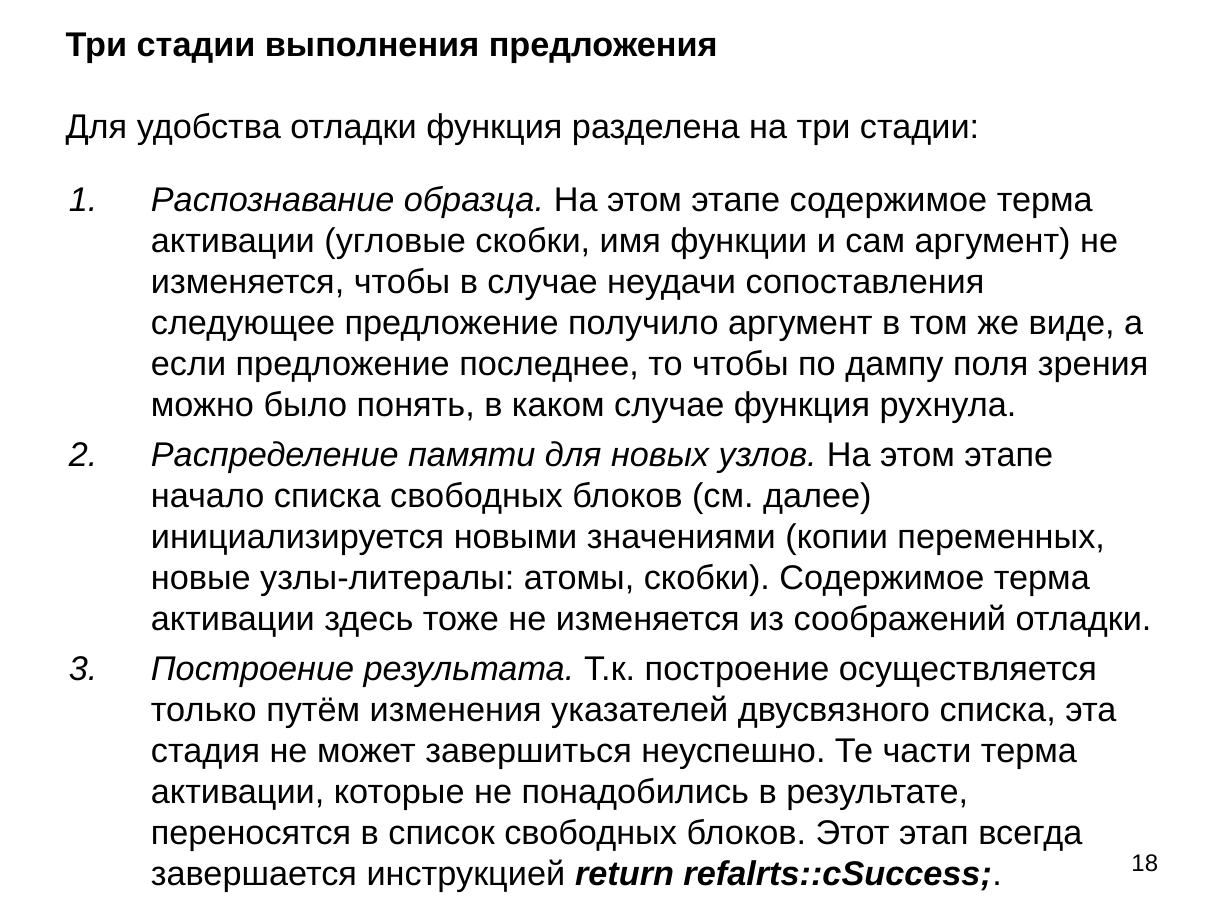
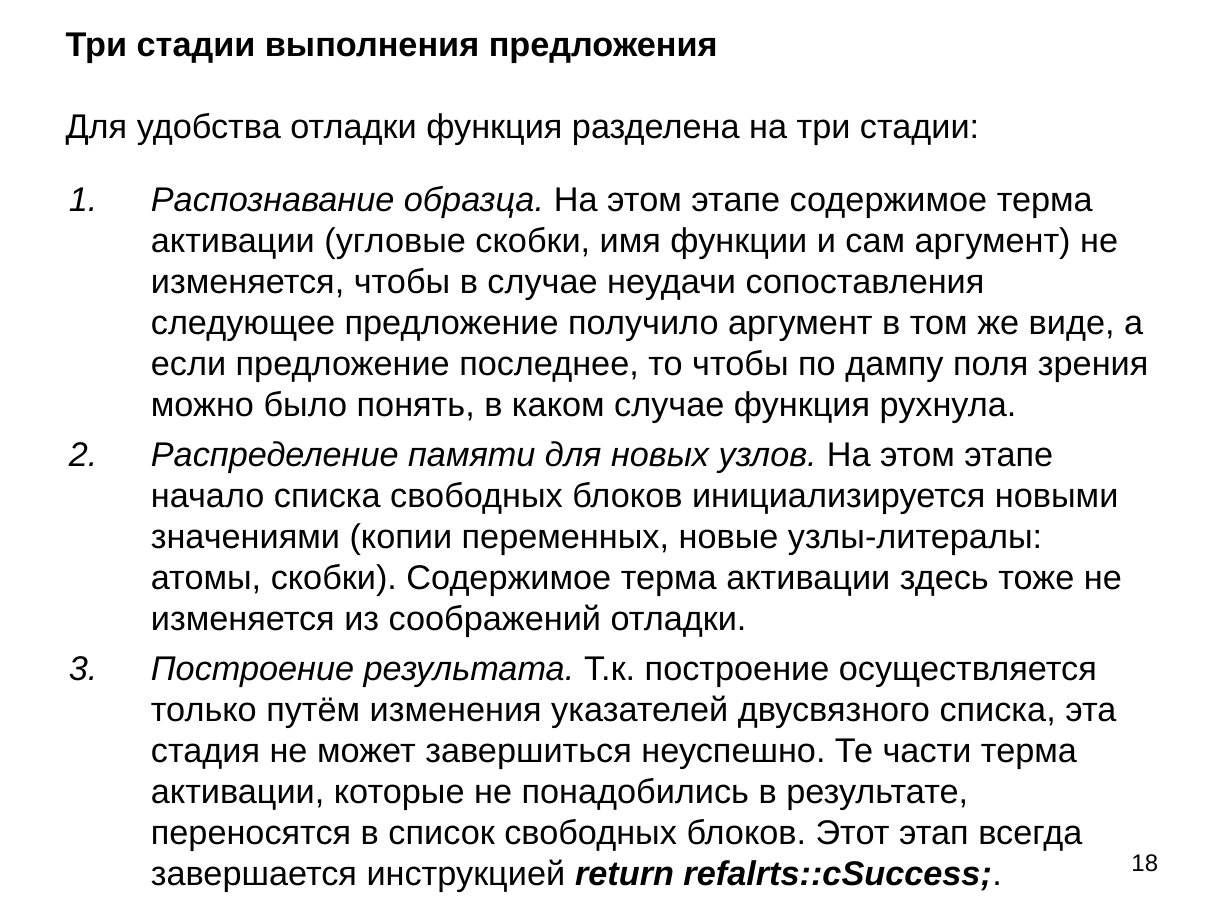
Before and after one commit to bmstu-iu9/refal-5-lambda, a slide deck: slide 18 of doc/Компилятор Простого Рефала.ppt. Drawn at 1232x924 pixels with LibreOffice and Linux fonts; fonts in the diff are those of the drawing. Boxes give left, top, right and bottom in pixels: in the first picture for what was removed or moved away, otherwise in the second. Text is boxed around its words. In the diff, an @@ line names an element or a change of style, - is before the commit and + after.

```diff
--- a/doc/Компилятор Простого Рефала.ppt
+++ b/doc/Компилятор Простого Рефала.ppt
@@ text at (x1=151, y1=441, x2=1122, y2=637): text changed @@
-2. Распределение памяти для новых узлов. На этом этапе начало списка свободных блоков (см. далее) инициализируется новыми значениями (копии переменных, новые узлы-литералы: атомы, скобки). Содержимое терма активации здесь тоже не изменяется из соображений отладки.
+2. Распределение памяти для новых узлов. На этом этапе начало списка свободных блоков инициализируется новыми значениями (копии переменных, новые узлы-литералы: атомы, скобки). Содержимое терма активации здесь тоже не изменяется из соображений отладки.
```
Also in this commit, not shown: 13 other slides changed, 16 slides added, 4 slides removed, 3 other files.
